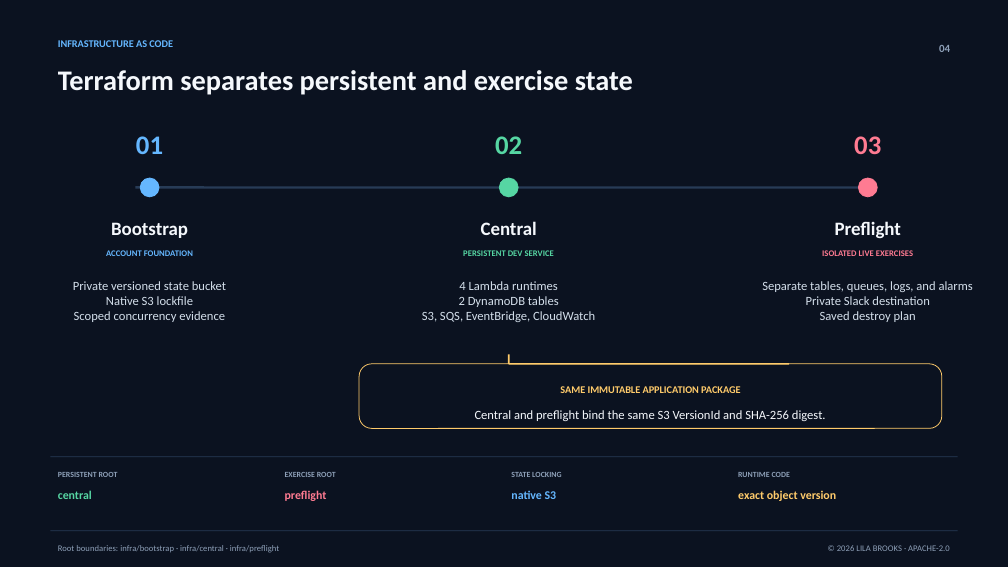
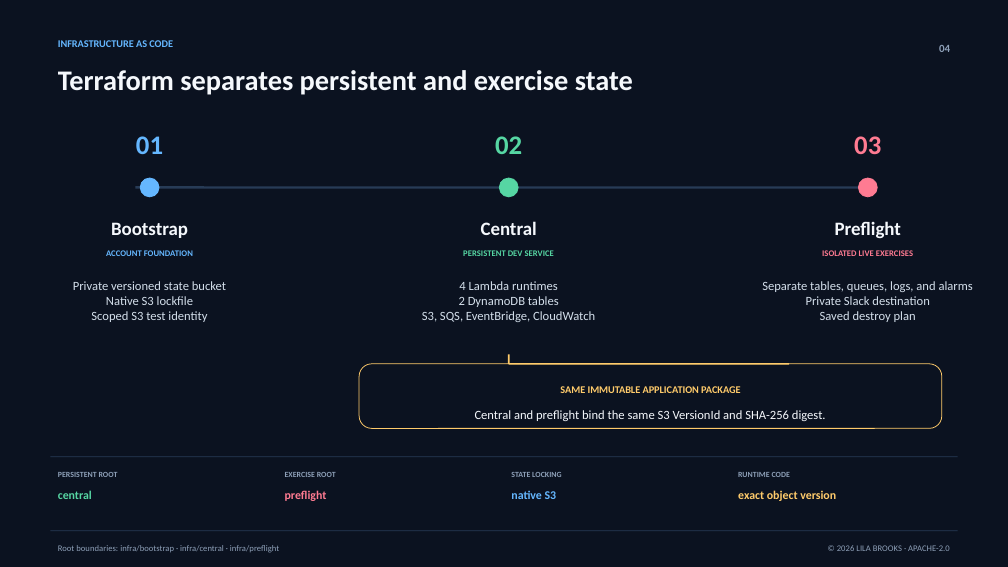
Before and after one commit to lilabrooks/aws-public-change-feed, a slide deck: slide 4 of site/media/mvp-evidence-v2/aws-public-change-alerting-mvp-evidence-v2.pptx. Drawn at 1008x567 pixels with LibreOffice and Linux fonts; fonts in the diff are those of the drawing. Boxes give left, top, right and bottom in pixels: in the first picture for what was removed or moved away, otherwise in the second. Text is boxed around its words. In the diff, an @@ line names an element or a change of style, - is before the commit and + after.

```diff
--- a/site/media/mvp-evidence-v2/aws-public-change-alerting-mvp-evidence-v2.pptx
+++ b/site/media/mvp-evidence-v2/aws-public-change-alerting-mvp-evidence-v2.pptx
@@ text at [91, 311, 207, 322]: text changed @@
-Scoped concurrency evidence
+Scoped S3 test identity
```
Also in this commit, not shown: 6 other slides changed, 23 other files.
